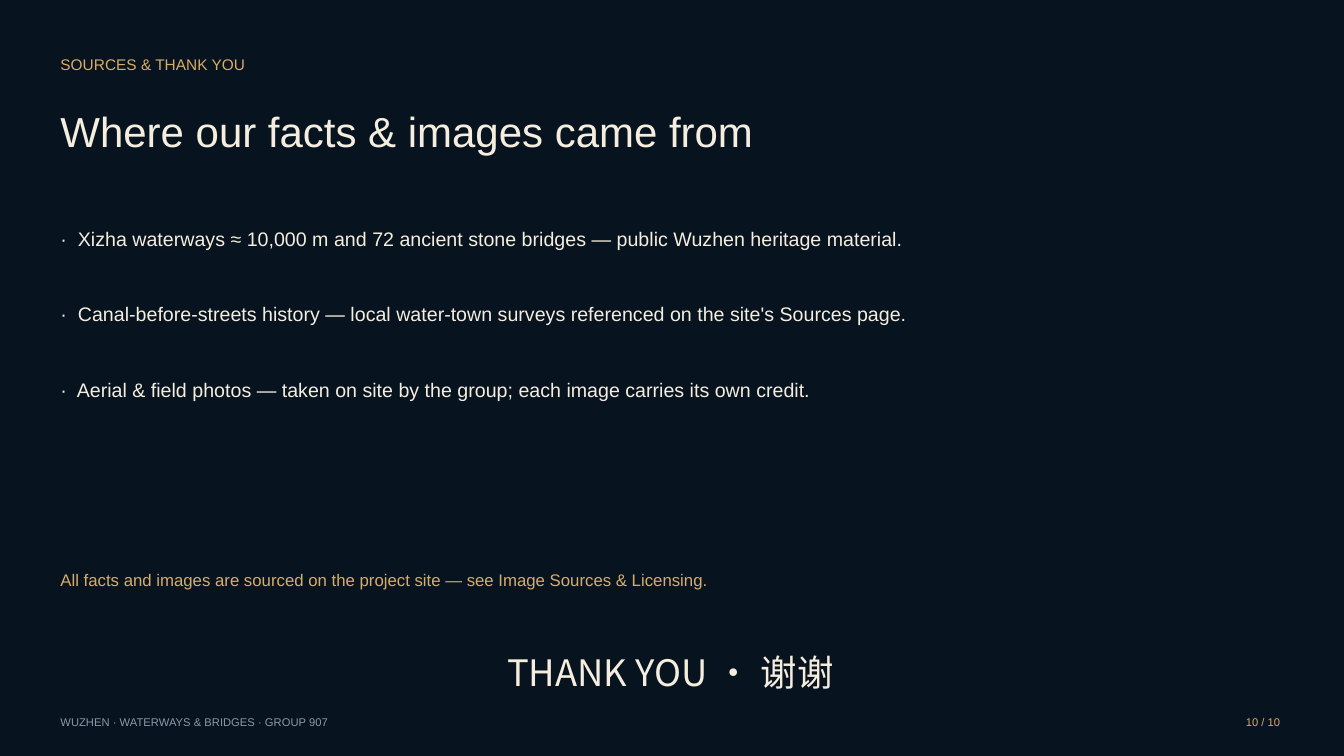
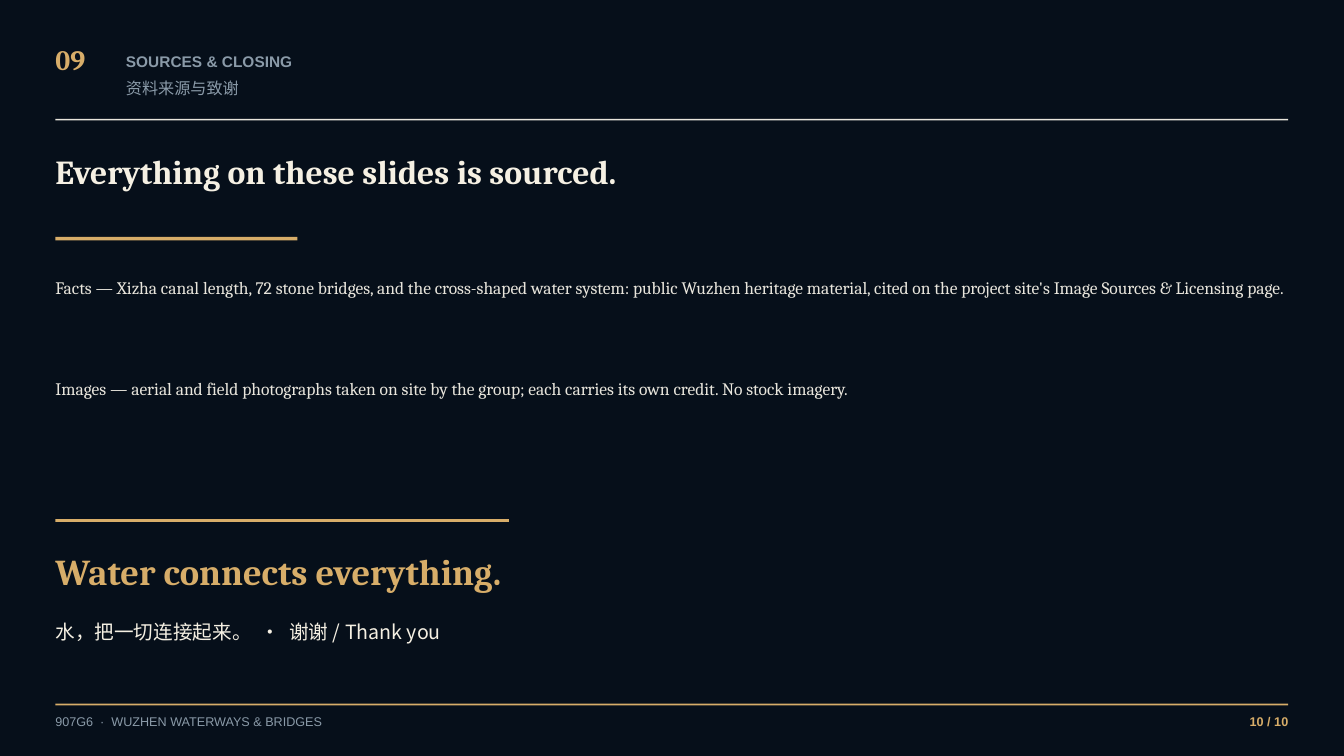
Before and after one commit to zhuaisha/wuzhen-waterways, a slide deck: slide 10 of public/assets/wuzhen_waterways_presentation.pptx. Drawn at 1344x756 pixels with LibreOffice and Linux fonts; fonts in the diff are those of the drawing. Boxes give left, top, right and bottom in pixels: in the first picture for what was removed or moved away, otherwise in the second. Text is boxed around its words. In the diff, an @@ line names an element or a change of style, - is before the commit and + after.

```diff
--- a/public/assets/wuzhen_waterways_presentation.pptx
+++ b/public/assets/wuzhen_waterways_presentation.pptx
@@ background #07131F to #060F1A @@
@@ text added at <box>55,51,85,70</box>, 20 pt, text #D7AD69, bold @@
+09
@@ text removed at <box>60,59,245,70</box> @@
-SOURCES & THANK YOU
@@ text at <box>126,56,292,67</box>: text changed; size 30 to 11 pt; text colour #F5EEDF to #8A9AA8; bold on @@
-Where our facts & images came from
+SOURCES & CLOSING
@@ text added at <box>126,80,239,95</box>, 11.5 pt, text #8A9AA8 @@
+资料来源与致谢
@@ rectangle added at <box>55,119,1289,121</box>, fill #E8E5DC @@
@@ text added at <box>55,160,616,192</box>, 24 pt, text #F5F0E3, bold @@
+Everything on these slides is sourced.
@@ rectangle added at <box>55,237,297,240</box>, fill #D7AD69 @@
@@ text removed at <box>78,231,902,250</box> @@
-· Xizha waterways ≈ 10,000 m and 72 ancient stone bridges — public Wuzhen heritage material.
@@ text at <box>55,282,1283,298</box>: text changed; size 14 to 12.5 pt; font Arial to Cambria; text colour #F5EEDF to #E8E5DC @@
-· Canal-before-streets history — local water-town surveys referenced on the site's Sources page.
+Facts — Xizha canal length, 72 stone bridges, and the cross-shaped water system: public Wuzhen heritage material, cited on the project site's Image Sources & Licensing page.
@@ text at <box>55,382,847,399</box>: text changed; size 14 to 12.5 pt; font Arial to Cambria; text colour #F5EEDF to #E8E5DC @@
-· Aerial & field photos — taken on site by the group; each image carries its own credit.
+Images — aerial and field photographs taken on site by the group; each carries its own credit. No stock imagery.
@@ rectangle added at <box>55,519,509,522</box>, fill #D7AD69 @@
@@ text added at <box>55,559,502,593</box>, 26 pt, text #D7AD69, bold @@
+Water connects everything.
@@ text removed at <box>60,574,707,590</box> @@
-All facts and images are sourced on the project site — see Image Sources & Licensing.
@@ text at <box>55,622,441,644</box>: text changed; size 26 to 14 pt; text colour #F5EEDF to #F5F0E3 @@
-THANK YOU · 谢谢
+水，把一切连接起来。 · 谢谢 / Thank you
@@ text at <box>55,717,322,726</box>: text changed; size 8 to 9 pt @@
-WUZHEN · WATERWAYS & BRIDGES · GROUP 907
+907G6 · WUZHEN WATERWAYS & BRIDGES
@@ rectangle added at <box>55,704,1289,706</box>, fill #D7AD69 @@
@@ text "10 / 10" at <box>1250,717,1288,726</box>: size 8 to 9 pt, bold on; more space between paragraphs @@
```
Also in this commit, not shown: 6 other slides changed, 3 slides added, 3 slides removed, 3 other files.
